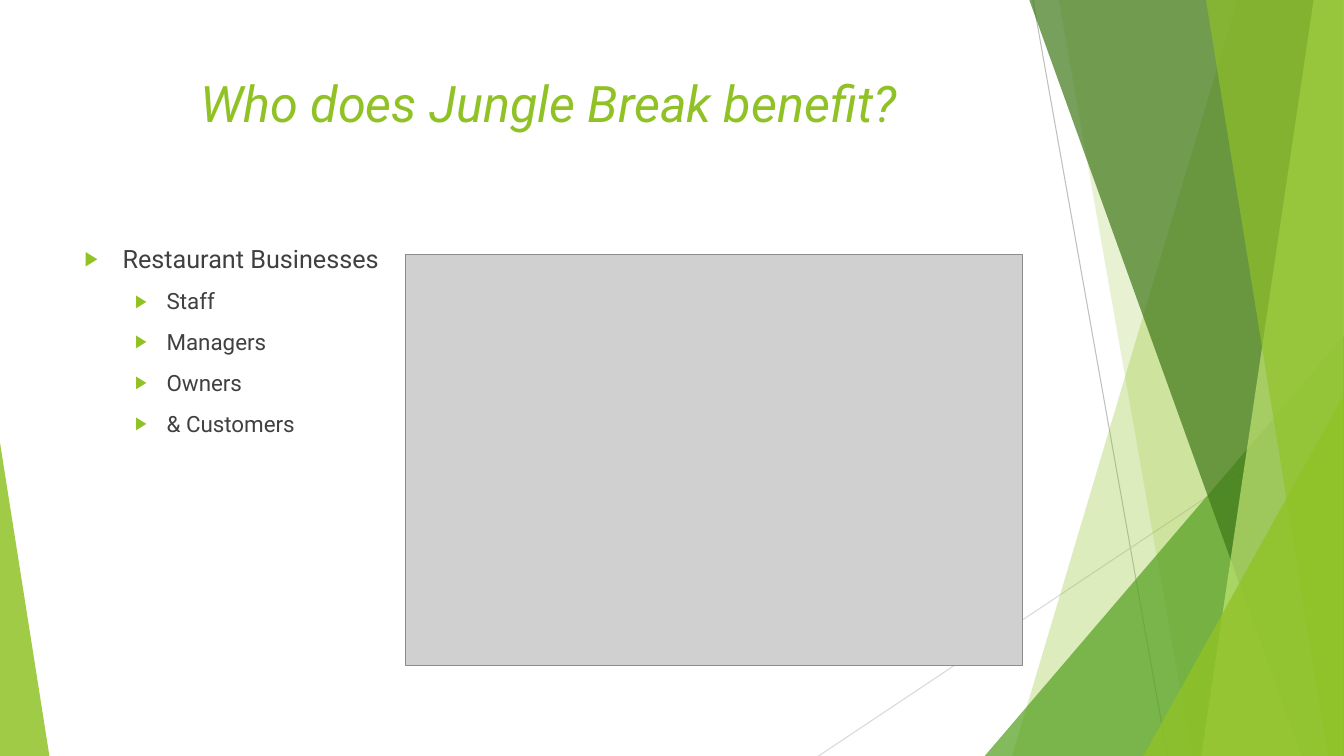
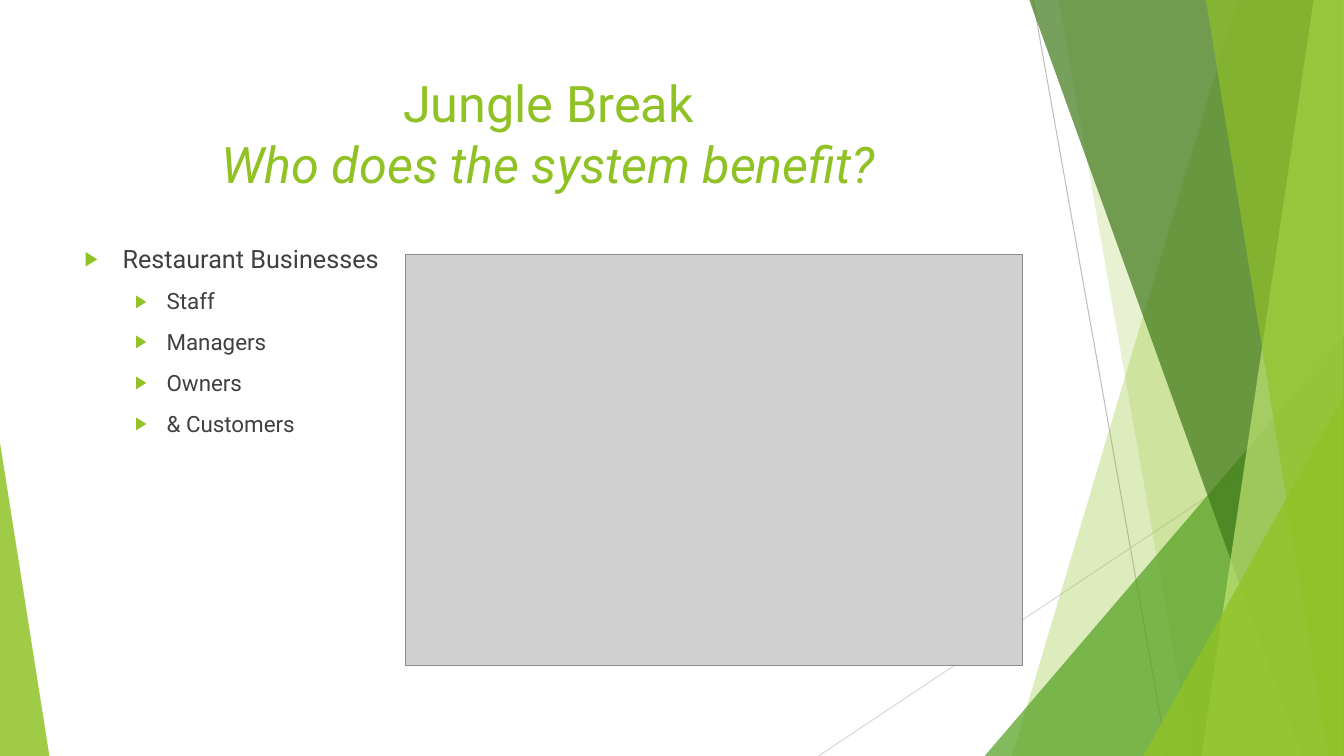
Before and after one commit to CSCI441-Group/project-demo-01, a slide deck: slide 1 of Presentation_Slides.pptx. Drawn at 1344x756 pixels with LibreOffice and Linux fonts; fonts in the diff are those of the drawing; grey boxes stand for pictures. Boxes give left, top, right and bottom in pixels: in the first picture for what was removed or moved away, otherwise in the second. Text is boxed around its words. In the diff, an @@ line names an element or a change of style, - is before the commit and + after.

```diff
--- a/Presentation_Slides.pptx
+++ b/Presentation_Slides.pptx
@@ title at box(222, 84, 875, 194): text changed @@
-Who does Jungle Break benefit?
+Jungle Break
+Who does the system benefit?
```
Also in this commit, not shown: 2 other files.
